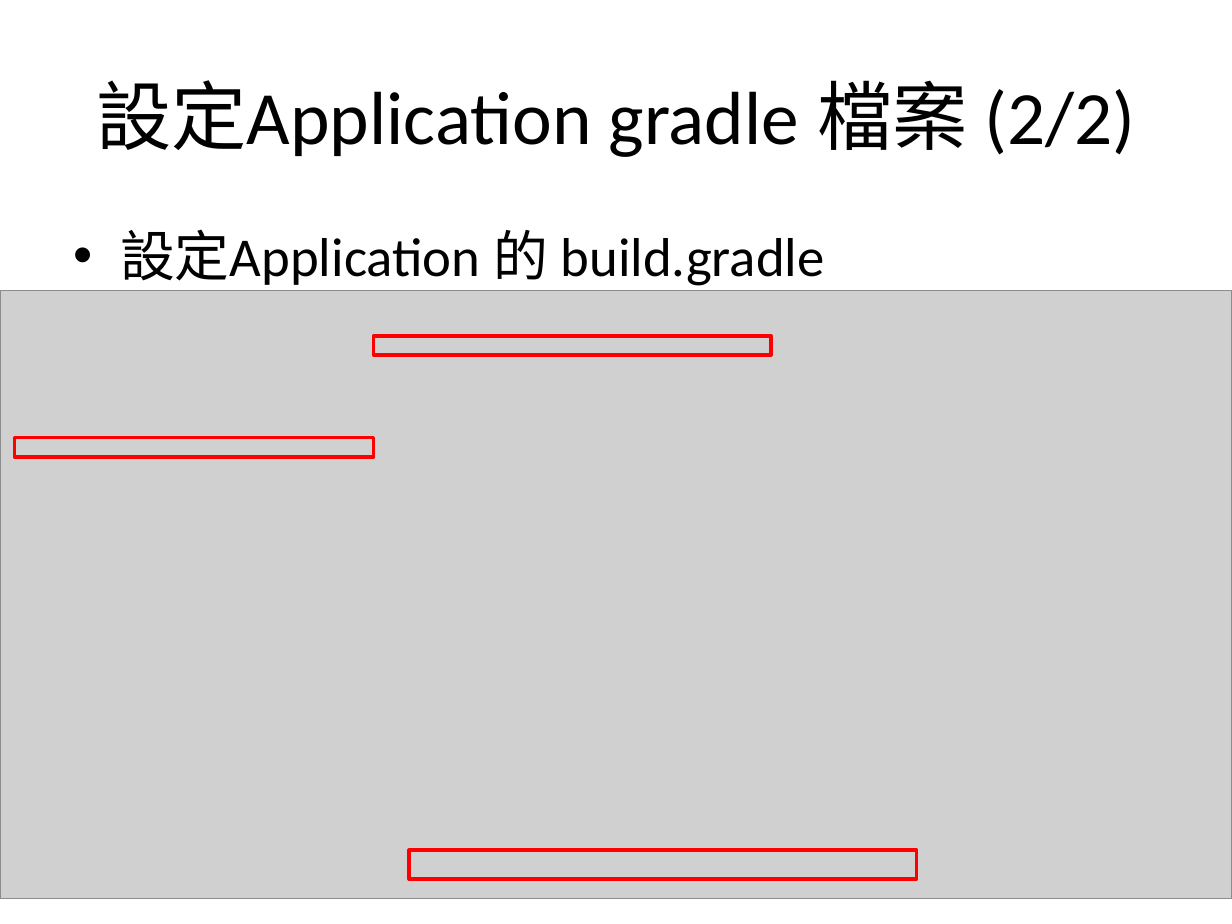
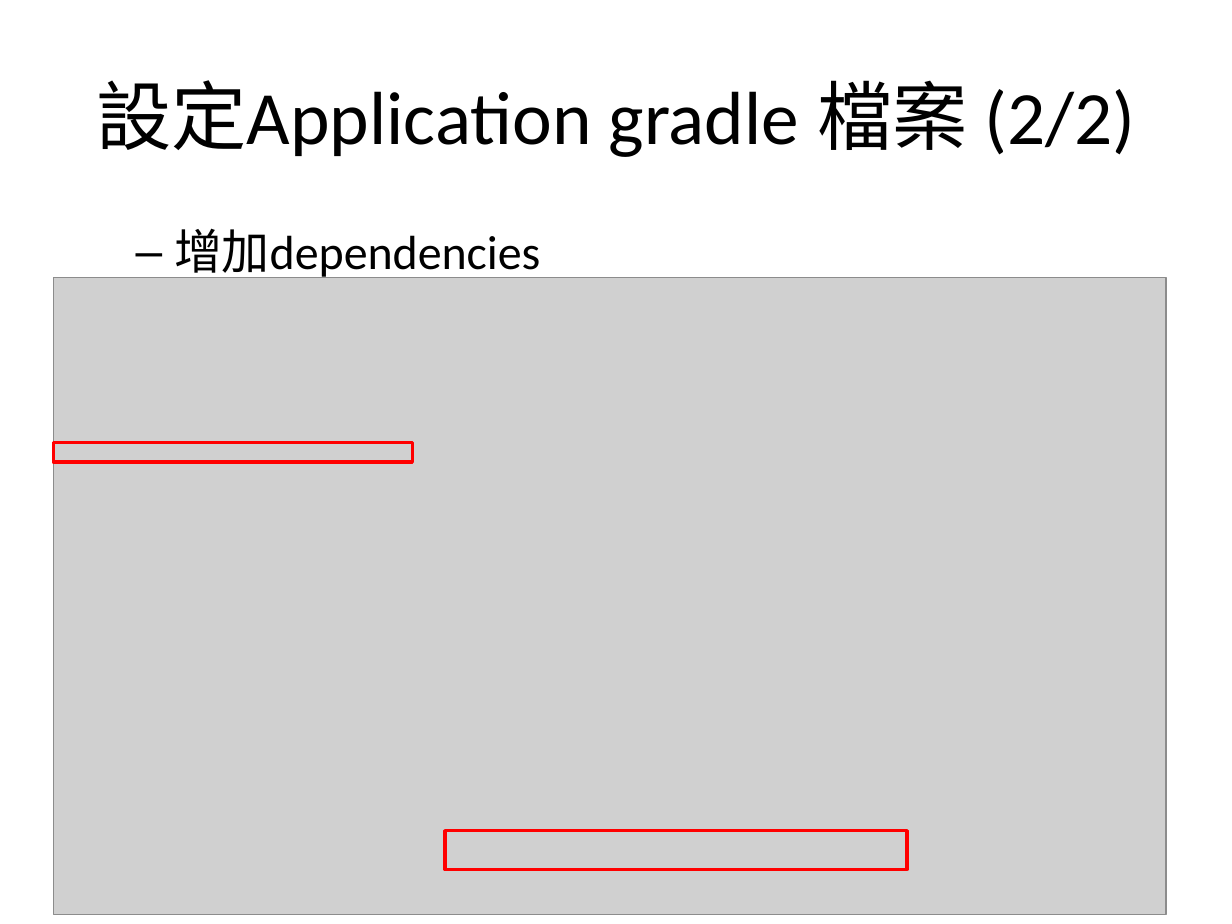
Before and after one commit to sonnyshih/AndroidDemoSample, a slide deck: slide 19 of CustomerUIDemo/GCM instruction.pptx (slide 20 before the commit). Drawn at 1232x924 pixels with LibreOffice and Linux fonts; fonts in the diff are those of the drawing; grey boxes stand for pictures. Boxes give left, top, right and bottom in pixels: in the first picture for what was removed or moved away, otherwise in the second. Text is boxed around its words. In the diff, an @@ line names an element or a change of style, - is before the commit and + after.

```diff
--- a/CustomerUIDemo/GCM instruction.pptx
+++ b/CustomerUIDemo/GCM instruction.pptx
@@ text at [174,228,540,281]: text changed; size 32 to 28 pt @@
-• 設定Application 的 build.gradle
+  – 增加dependencies
@@ picture: place and size @@
-picture at [0,291,1232,899]
+picture at [53,277,1165,914]
@@ rectangle removed at [373,336,771,356] @@
@@ rectangle: place and size @@
-rectangle at [15,437,373,457]
+rectangle at [53,442,411,462]
@@ rectangle: place and size @@
-rectangle at [409,850,917,880]
+rectangle at [445,830,907,869]
```
Also in this commit, not shown: 1 other slide changed, 6 slides added, 2 slides removed, 15 other files.
